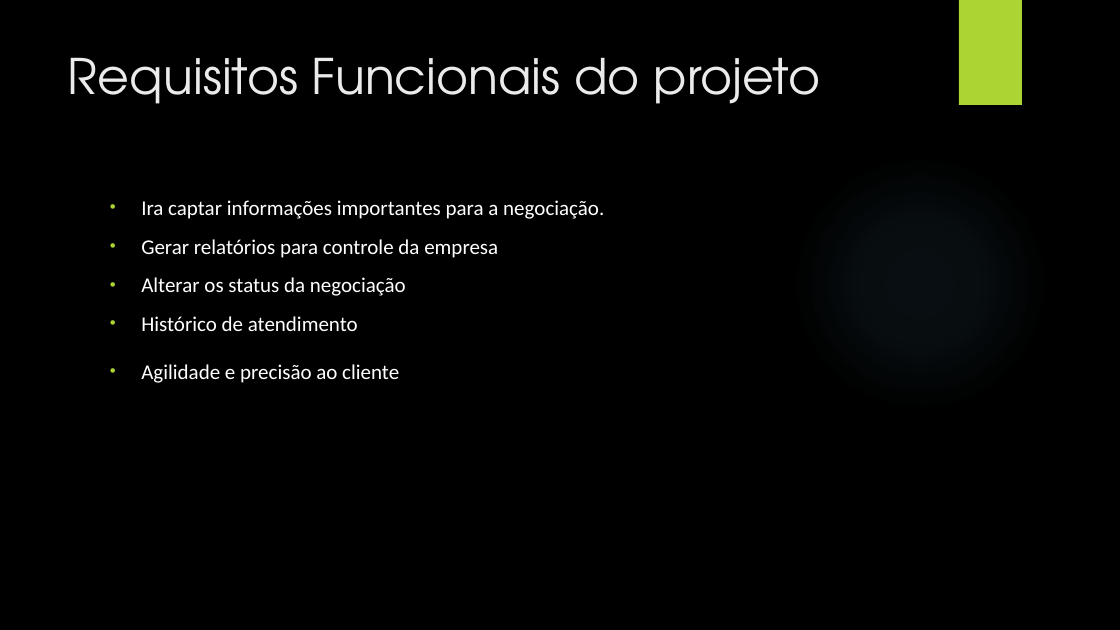
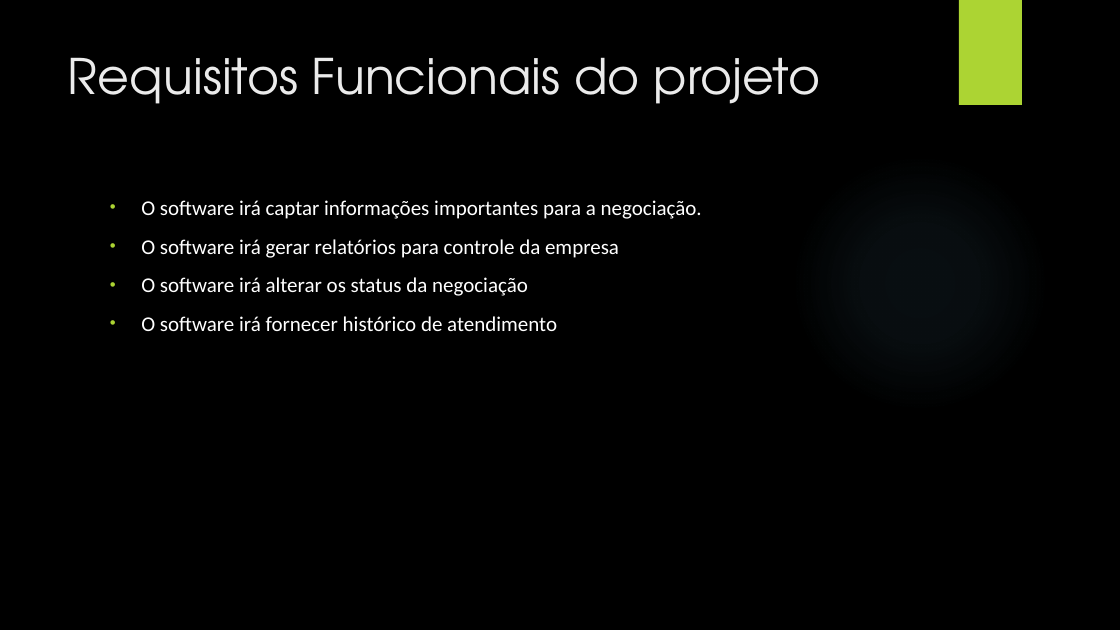
Before and after one commit to HugoDevSouza/Lail-Otimiza-o, a slide deck: slide 4 of Lail Otimização.pptx. Drawn at 1120x630 pixels with LibreOffice and Linux fonts; fonts in the diff are those of the drawing; background and template pictures are left out. Boxes give left, top, right and bottom in pixels: in the first picture for what was removed or moved away, otherwise in the second. Text is boxed around its words. In the diff, an @@ line names an element or a change of style, - is before the commit and + after.

```diff
--- a/Lail Otimização.pptx
+++ b/Lail Otimização.pptx
@@ text at bbox=[141, 200, 702, 331]: text changed @@
-• Ira captar informações importantes para a negociação.
-• Gerar relatórios para controle da empresa
-• Alterar os status da negociação
-• Histórico de atendimento
-• Agilidade e precisão ao cliente
+• O software irá captar informações importantes para a negociação.
+• O software irá gerar relatórios para controle da empresa
+• O software irá alterar os status da negociação
+• O software irá fornecer histórico de atendimento
```
Also in this commit, not shown: 1 other slide changed.
